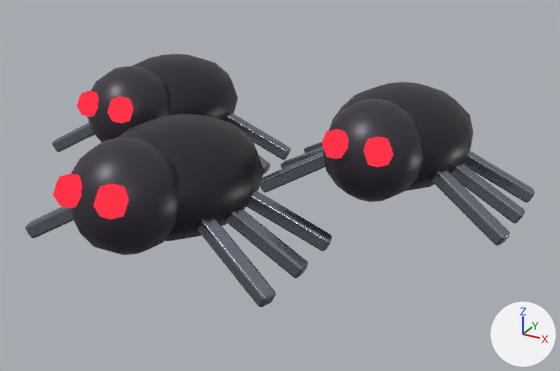
The glTF model aetherfront/assets/models/crawler_swarm.glb as it was, and as the next commit left it.
One viewpoint serves both versions: a 50 mm lens placed at (0.482, -0.764, 0.467), pointed at (0.062, 0.0, 0.085). Lighting does not change. The marker at lower right points along +X, +Y and +Z. The older version comes first. Where no turn or scale is listed for an object, it has been applied to the vertices.

Names of what the first picture shows: 'bug0_body', 'bug0_glow', 'bug0_metal', 'bug1_body', 'bug1_glow', 'bug1_metal', 'bug2_body', 'bug2_glow', 'bug2_metal'.
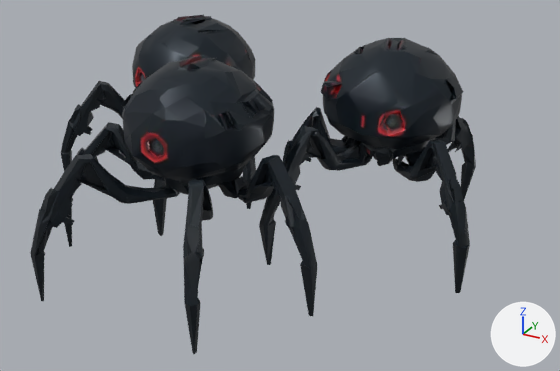
Pixel boxes (x1, y1, x2, y2) of what changed, in the pictures (560 x 371 px):
'mesh_0', added
    after: (30, 15, 476, 354)
'bug0_body', deleted
    before: (69, 114, 264, 255)
'bug2_body', deleted
    before: (323, 82, 473, 202)
'bug1_body', deleted
    before: (87, 54, 238, 142)
'bug0_metal', deleted
    before: (25, 190, 332, 307)
'bug2_metal', deleted
    before: (260, 142, 535, 246)
'bug0_glow', deleted (red)
    before: (53, 174, 129, 219)
'bug1_metal', deleted
    before: (52, 113, 291, 175)
'bug2_glow', deleted (red)
    before: (322, 129, 394, 167)
'bug1_glow', deleted (red)
    before: (77, 91, 134, 123)

The change, as a diff of the scene's bpy script:
```diff
--- a/aetherfront/assets/models/crawler_swarm.glb.py
+++ b/aetherfront/assets/models/crawler_swarm.glb.py
@@ img_image_0 @@
+img_image_0 = load_image('Image_0', '_unpacked/Image_0', 512, 512, 'Non-Color')
@@ img_image_2 @@
+img_image_2 = load_image('Image_2', '_unpacked/Image_2', 512, 512, 'Non-Color')
@@ img_image_1 @@
+img_image_1 = load_image('Image_1', '_unpacked/Image_1', 1024, 1024, 'sRGB')
@@ mat_af_meshy_crawler_swarm @@
+mat_af_meshy_crawler_swarm = bpy.data.materials.new('AF_Meshy_crawler_swarm')
+# uses the picture img_image_0
+# uses the picture img_image_1
+# uses the picture img_image_2
@@ me_mesh_0_1 @@
+me_mesh_0_1.from_pydata(...)  # 3083 vertices, 6203 faces; spans x -0.3..0.3, y -0.247..0.247, z -0.127..0.127
+me_mesh_0_1.materials.append(mat_af_meshy_crawler_swarm)
@@ ob_bug0_body @@
-ob_bug0_body = bpy.data.objects.new('bug0_body', me_mesh_0)
-ob_bug0_body.location = (0.0, -0.12, 0.1308)
@@ ob_bug0_glow @@
-ob_bug0_glow = bpy.data.objects.new('bug0_glow', me_mesh_1)
-ob_bug0_glow.location = (0.0, -0.12, 0.1308)
@@ ob_bug0_metal @@
-ob_bug0_metal = bpy.data.objects.new('bug0_metal', me_mesh_2)
-ob_bug0_metal.location = (0.0, -0.12, 0.1308)
@@ ob_bug1_body @@
-ob_bug1_body = bpy.data.objects.new('bug1_body', me_mesh_3)
-ob_bug1_body.location = (-0.17, 0.1, 0.1308)
@@ ob_bug1_glow @@
-ob_bug1_glow = bpy.data.objects.new('bug1_glow', me_mesh_4)
-ob_bug1_glow.location = (-0.17, 0.1, 0.1308)
@@ ob_bug1_metal @@
-ob_bug1_metal = bpy.data.objects.new('bug1_metal', me_mesh_5)
-ob_bug1_metal.location = (-0.17, 0.1, 0.1308)
@@ ob_bug2_body @@
-ob_bug2_body = bpy.data.objects.new('bug2_body', me_mesh_6)
-ob_bug2_body.location = (0.17, 0.12, 0.1308)
@@ ob_bug2_glow @@
-ob_bug2_glow = bpy.data.objects.new('bug2_glow', me_mesh_7)
-ob_bug2_glow.location = (0.17, 0.12, 0.1308)
@@ ob_bug2_metal @@
-ob_bug2_metal = bpy.data.objects.new('bug2_metal', me_mesh_8)
-ob_bug2_metal.location = (0.17, 0.12, 0.1308)
@@ ob_mesh_0 @@
+ob_mesh_0 = bpy.data.objects.new('mesh_0', me_mesh_0_1)
+ob_mesh_0.location = (0.0, 0.0, 0.1263)
```
